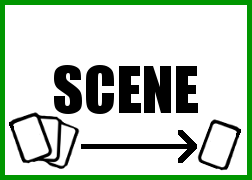
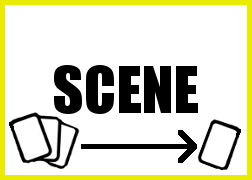
Before/after of a 252x180 layered artwork. What changed in the layer stack:
painted on "Layer" over [0, 0, 252, 180]
